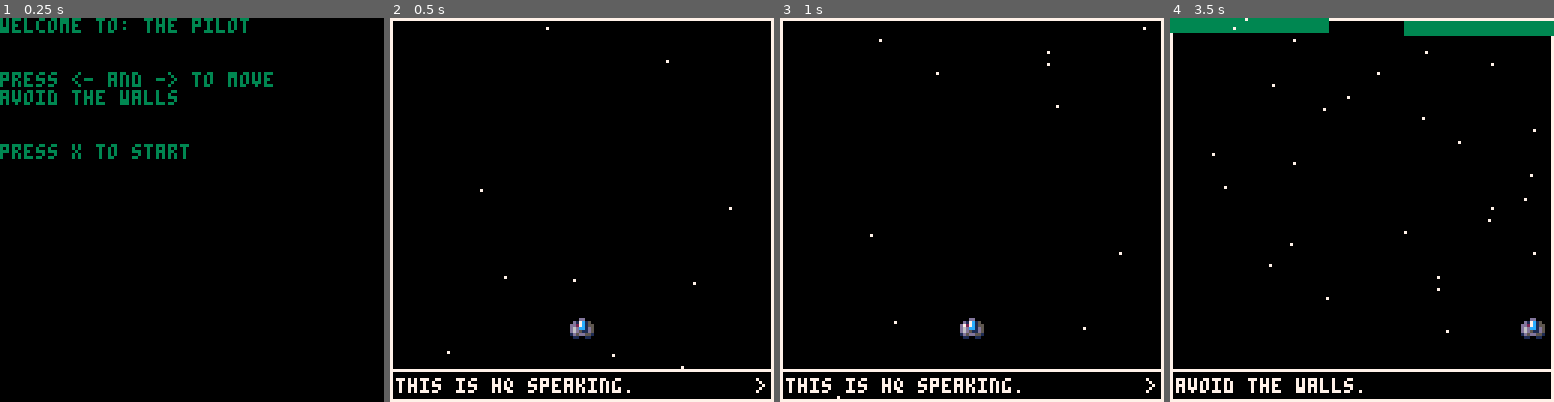
Above: before the commit, frames 1-4 (left to right).
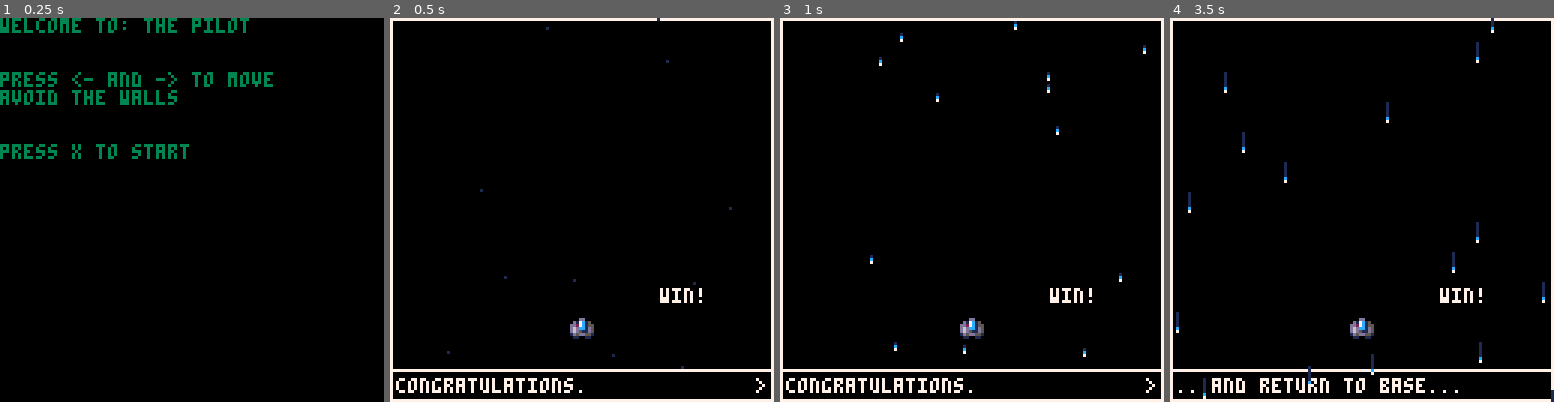
Above: after the commit, the same moments.

Repository: shen-sat/pilot
Game: PICO-8 cartridge pilot.p8
Same seed, same stepped clock (60 frames per second), same inputs: the game is played once before the commit and once after it.
Inputs:
- Up to frame 1 (0.25 s): no input
- Up to frame 2 (0.5 s): tap X (X key) at 0.33 s
- Up to frame 3 (1 s): tap O (Z key) at 0.7 s
- Up to frame 4 (3.5 s): tap X (X key) at 1.07, 1.85, 2.97 s; hold Right 1.6-2.1 s; tap O (Z key) every 0.4 s from 1.7 to 3.3 s; hold Right 2.47-3.03 s; hold Left from 3.08 s (still down)

Frame 1 is identical in both runs. In frame 2, 1.2% of the frame differs, in the area x 1-90%, y 0-98%; in frame 3, 1.4%; in frame 4, 5.5%, in the area x 0-100%, y 0-100%.

Commit message:
Add speed-up and streak for stars on hyperjump

Diff:
--- a/pilot.p8
+++ b/pilot.p8
@@ -159,7 +159,7 @@
  end
 
  for star in all(stars) do
-  pset(star.x, star.y, 7)
+  pset(star.x, star.y, 1)
  end
 end
 
@@ -176,13 +176,31 @@
    y = -1
   }
   add(stars, star)
-  generate_star_time = time() + 0.1
+  if hyperjump then
+   if time() > hyperjump_time + 4 then
+    generate_star_time = time() + 0.04
+   else
+    generate_star_time = time() + 0.05
+   end
+  else
+   generate_star_time = time() + 0.1
+  end
  end
 end
 
 function move_stars()
  for star in all(stars) do
-   star.y += 1
+   if hyperjump then
+    if time() > hyperjump_time + 4 then
+     star.y += 10
+    elseif time() > hyperjump_time + 2 then
+     star.y += 5
+    else
+     star.y += 2
+    end
+   else
+    star.y += 1
+   end
    if star.y > 138 then
     del(stars, star)
    end
@@ -395,7 +413,7 @@
 end
 
 function check_win()
- if wave > 1 then
+ if wave > 0 then
   run_win()
  end
 end
@@ -427,14 +445,25 @@
  hq_win_dialogue_index = 1
  -- hq_win_dialogue_start_time = 0
  blinking = true
+
+ hyperjump = false
+ hyperjump_time = 0
 end
 
 function win_update()
-generate_stars()
-
-move_stars()
-
-manage_hq_win_dialogue()
+
+ if btn(4) and hyperjump == false then
+  hyperjump = true
+  hyperjump_time = time()
+ end
+
+ generate_stars()
+
+ move_stars()
+
+ manage_hq_win_dialogue()
+
+
 
 end
 
@@ -447,11 +476,46 @@
   spr(player.sprite,player.x,player.y)
 
   display_hq_win_dialogue()
+
   if btnp(5) then hq_win_dialogue_index += 1 end
 
   for star in all(stars) do
-   pset(star.x, star.y, 7)
-  end
+   if hyperjump then
+    if time() > hyperjump_time + 4 then
+     pset(star.x, star.y - 15, 1)
+     pset(star.x, star.y - 14, 1)
+     pset(star.x, star.y - 13, 1)
+     pset(star.x, star.y - 12, 1)
+     pset(star.x, star.y - 11, 1)
+     pset(star.x, star.y - 10, 1)
+     pset(star.x, star.y - 9, 1)
+     pset(star.x, star.y - 8, 1)
+     pset(star.x, star.y - 7, 1)
+     pset(star.x, star.y - 6, 1)
+     pset(star.x, star.y - 5, 1)
+     pset(star.x, star.y - 4, 1)
+     pset(star.x, star.y - 3, 1)
+     pset(star.x, star.y - 2, 1)
+     pset(star.x, star.y - 1, 12)
+     pset(star.x, star.y, 7)
+    elseif time() > hyperjump_time + 2 then
+     pset(star.x, star.y - 6, 1)
+     pset(star.x, star.y - 5, 1)
+     pset(star.x, star.y - 4, 1)
+     pset(star.x, star.y - 3, 1)
+     pset(star.x, star.y - 2, 1)
+     pset(star.x, star.y - 1, 12)
+     pset(star.x, star.y, 7)
+    else
+     pset(star.x, star.y - 2, 1)
+     pset(star.x, star.y - 1, 12)
+     pset(star.x, star.y, 7)
+    end
+   else
+    pset(star.x, star.y, 1)
+   end
+  end
+
 end
 
 function display_hq_win_dialogue()
